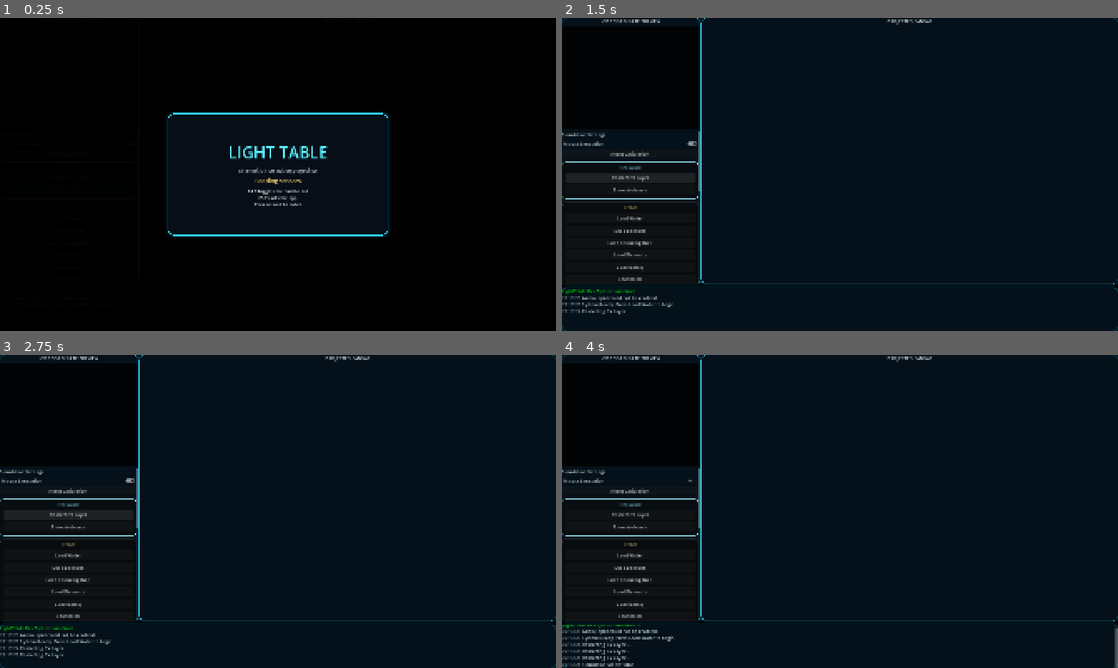
Above: before the commit, frames 1-4 (two rows, left to right).
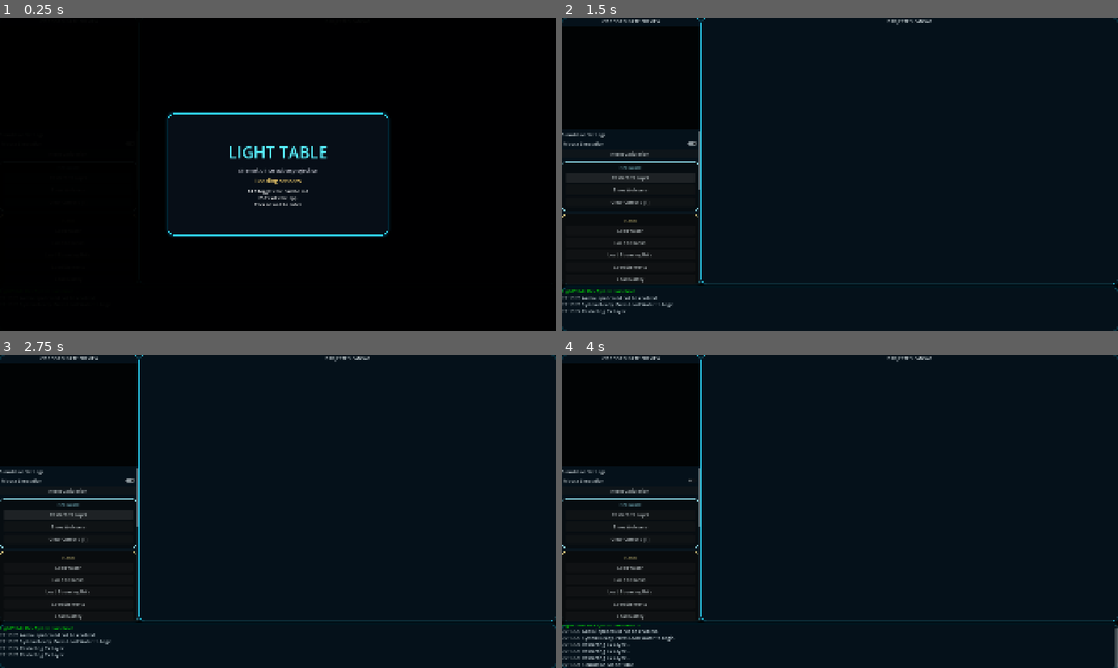
Above: after the commit, the same moments.

Repository: Illusiontechnique/LightTable
Game: Godot game, scene res://scenes/main.tscn
The game is run twice, just before and just after one commit, with the same random seed, the same clock (stepped at 60 frames per second) and the same inputs.
Inputs (mouse positions are in pixels of both pictures, inside the frame that each line leads up to):
- Up to frame 1 (0.25 s): no input
- Up to frame 2 (1.5 s): click (628, 202) at 0.5 s, where only the run after the commit has a clickable "Clear Cursors [T]"; click "Restart CV Layer" at 1.25 s
- Up to frame 3 (2.75 s): click "Restart CV Layer" at 2 s
- Up to frame 4 (4 s): click "Restart CV Layer" at 2.75 s; click "Mouse Simulation" at 3.5 s

The runs differ from the first frame. In frame 2, 0.5% of the frame differs, in the area x 0-25%, y 54-85%; in frame 3, 0.5%; in frame 4, 0.5%.
Error before the commit: Invalid access to property or key 'socket' on a base object of type 'Node (osc_receiver.gd)'. (res://scripts/main.gd:431)
Error after the commit: Invalid access to property or key 'socket' on a base object of type 'Node (osc_receiver.gd)'. (res://scripts/main.gd:437)

Commit message:
Enhance tracker UI and functionality: update blank image method to display tracker name, add frame difference option in BlobTracker, improve HandTracker with gesture detection, and refine particle handling in elements scene.

Diff:
--- a/visual_layer/scripts/content/elements_scene.gd
+++ b/visual_layer/scripts/content/elements_scene.gd
@@ -223,37 +223,41 @@
 		p["life"] -= delta
 		if p["life"] <= 0.0:
 			dead.append(i)
-			(p["node"] as Node2D).queue_free()
+			(p["node"] as Node).queue_free()
 			continue
 
 		var frac : float = clamp(p["life"] / p["max_life"], 0.0, 1.0)
-		var node : Node2D = p["node"] as Node2D
+		var node         = p["node"]   # untyped — particles use ColorRect, Line2D or Polygon2D
 		var vel  : Vector2 = p["vel"]
 
 		match p["type"]:
 			"fire":
-				node.position += vel * delta
-				vel.x          *= 0.96
-				vel.y          -= 30.0 * delta
-				p["vel"]        = vel
-				(node as ColorRect).color = Color.from_hsv(0.07 * frac, 1.0, 1.0, frac)
-				node.rotation  += delta * randf_range(1.0, 2.5)
+				var fn : ColorRect = node as ColorRect
+				fn.position += vel * delta
+				vel.x        *= 0.96
+				vel.y        -= 30.0 * delta
+				p["vel"]      = vel
+				fn.color      = Color.from_hsv(0.07 * frac, 1.0, 1.0, frac)
+				fn.rotation  += delta * randf_range(1.0, 2.5)
 			"wind":
-				node.position   += vel * delta
-				vel.x           += 90.0 * delta
-				p["vel"]         = vel
-				(node as ColorRect).color.a = frac * 0.85
+				var wn : ColorRect = node as ColorRect
+				wn.position  += vel * delta
+				vel.x        += 90.0 * delta
+				p["vel"]      = vel
+				wn.color.a    = frac * 0.85
 			"water":
+				var rn : Line2D = node as Line2D
 				var growth : float = p["growth"]
 				var sc     : float = 1.0 + (1.0 - frac) * growth * 0.04
-				node.scale = Vector2(sc, sc)
-				(node as Line2D).default_color.a = frac * 0.75
+				rn.scale               = Vector2(sc, sc)
+				rn.default_color.a     = frac * 0.75
 			"earth":
-				node.position += vel * delta
-				vel.y         += 300.0 * delta
-				p["vel"]       = vel
-				node.rotation += delta * 2.5
-				(node as Polygon2D).color.a = frac
+				var en : Polygon2D = node as Polygon2D
+				en.position += vel * delta
+				vel.y        += 300.0 * delta
+				p["vel"]      = vel
+				en.rotation  += delta * 2.5
+				en.color.a    = frac
 
 		_particles[i] = p
 
--- a/visual_layer/scripts/main.gd
+++ b/visual_layer/scripts/main.gd
@@ -384,6 +384,12 @@
 	welcome_btn.pressed.connect(show_welcome_screen)
 	hardware_section.add_child(welcome_btn)
 
+	var clear_btn = Button.new()
+	clear_btn.text = "Clear Cursors  [T]"
+	clear_btn.custom_minimum_size = Vector2(0, 34)
+	clear_btn.pressed.connect(_on_clear_interactions_pressed)
+	hardware_section.add_child(clear_btn)
+
 	var scene_section = create_dashboard_section(btn_container, "SCENES", Color(1.0, 0.88, 0.55, 0.75))
 
 	var scenes = {
@@ -452,6 +458,9 @@
 	if event is InputEventKey and event.pressed and not event.echo and event.keycode == KEY_C:
 		toggle_console_visibility()
 
+	if event is InputEventKey and event.pressed and not event.echo and event.keycode == KEY_T:
+		interaction_container.visible = !interaction_container.visible
+
 	if welcome_overlay and event is InputEventMouseButton and event.pressed:
 		dismiss_welcome_screen()
 
@@ -488,6 +497,10 @@
 	if console_toggle_button:
 		console_toggle_button.text = "Hide Console" if console_visible else "Show Console"
 
+func _on_clear_interactions_pressed():
+	for c in interaction_container.get_children():
+		c.queue_free()
+
 func _on_interaction_received(id: int, pos: Vector2, state: String):
 	# Map normalized 0-1 to screen size
 	var screen_pos = pos * get_viewport_rect().size
